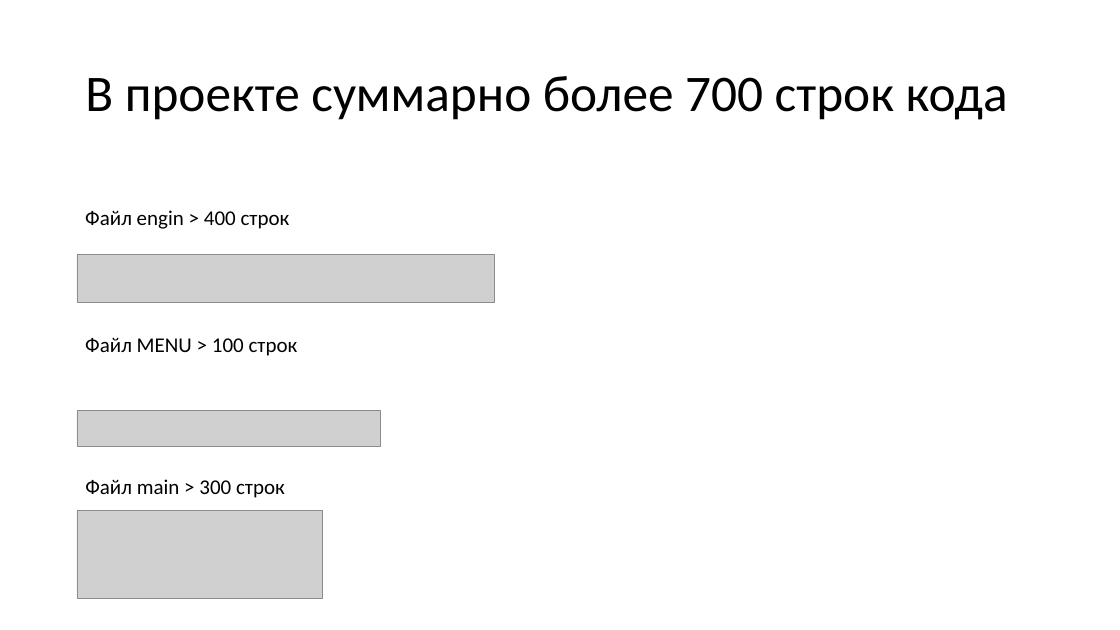
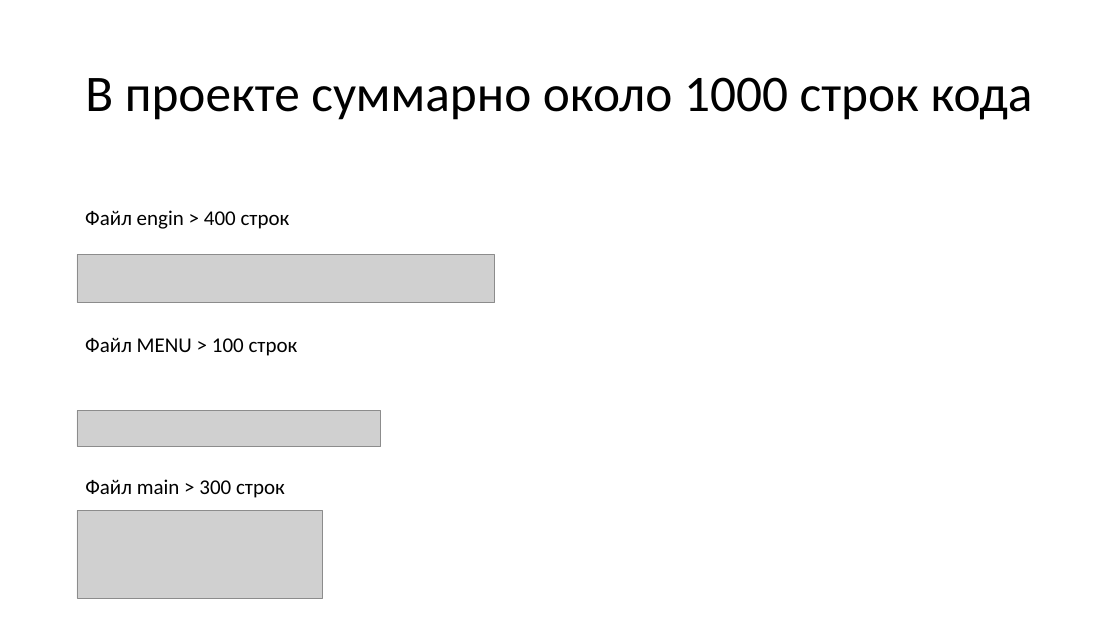
Before and after one commit to Scheise45/projeckt_2, a slide deck: slide 4 of документы/проект2.pptx. Drawn at 1120x630 pixels with LibreOffice and Linux fonts; fonts in the diff are those of the drawing; grey boxes stand for pictures. Boxes give left, top, right and bottom in pixels: in the first picture for what was removed or moved away, otherwise in the second. Text is boxed around its words. In the diff, an @@ line names an element or a change of style, - is before the commit and + after.

Commit message:
К защие

```diff
--- a/документы/проект2.pptx
+++ b/документы/проект2.pptx
@@ title at (85,77,1033,120): text changed @@
-В проекте суммарно более 700 строк кода
+В проекте суммарно около 1000 строк кода
```
